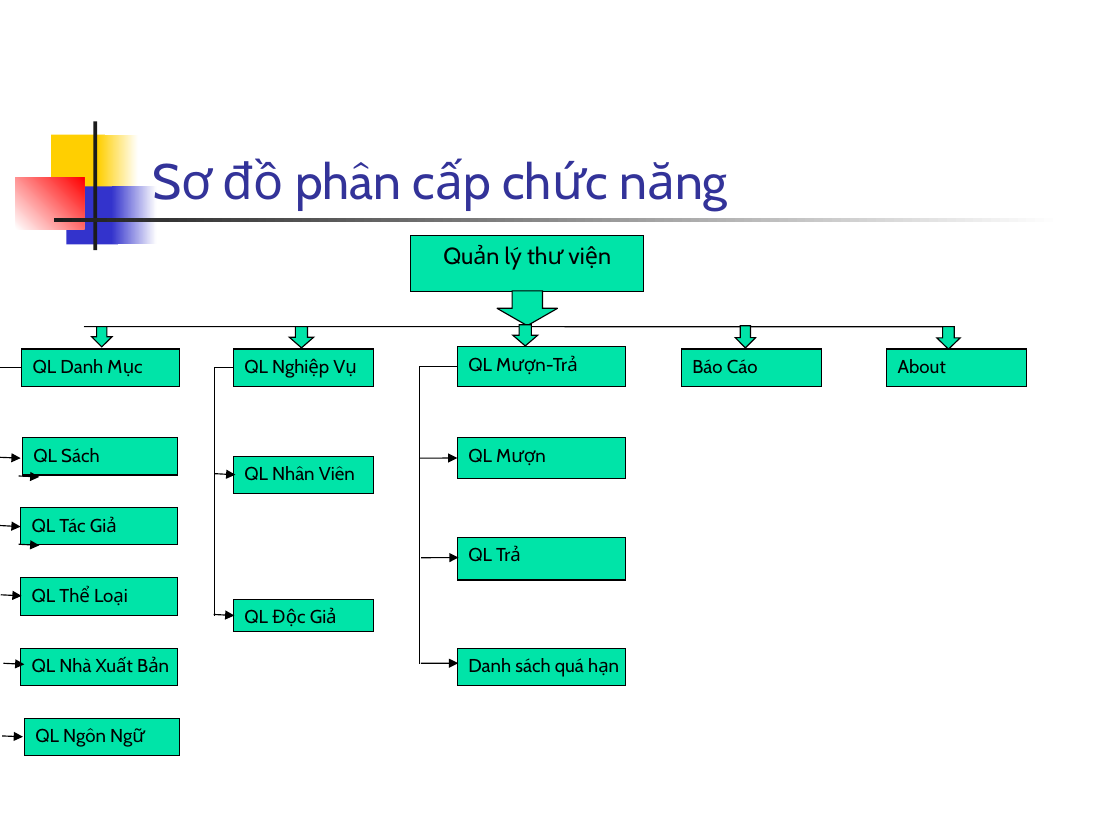
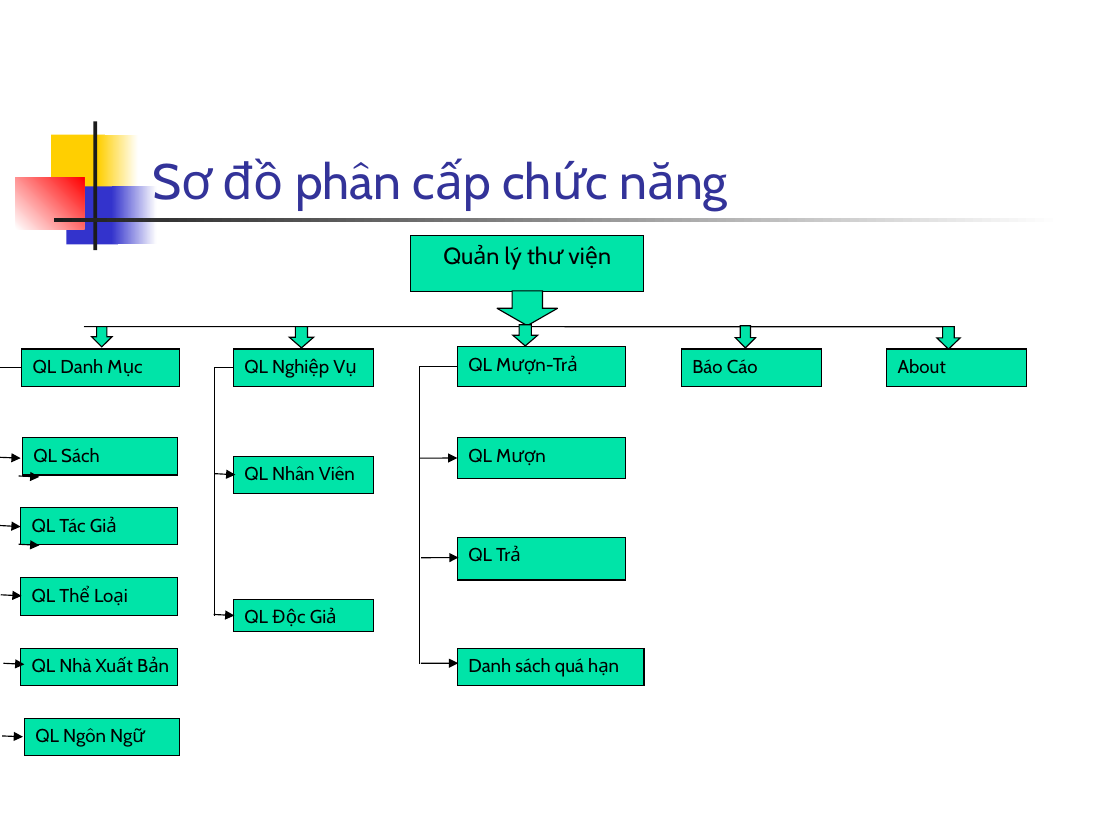
Before and after one commit to nguyentthai96/QLTV, a slide deck: slide 4 of Report.ppt (slide 3 before the commit). Drawn at 1120x840 pixels with LibreOffice and Linux fonts; fonts in the diff are those of the drawing. Boxes give left, top, right and bottom in pixels: in the first picture for what was removed or moved away, otherwise in the second. Text is boxed around its words. In the diff, an @@ line names an element or a change of style, - is before the commit and + after.

```diff
--- a/Report.ppt
+++ b/Report.ppt
@@ rectangle "Danh sách quá hạn": place and size @@
-rectangle "Danh sách quá hạn" at [457, 648, 625, 685]
+rectangle "Danh sách quá hạn" at [457, 648, 644, 685]
```
Also in this commit, not shown: 12 slides added, 1 slide removed, 13 other files.
